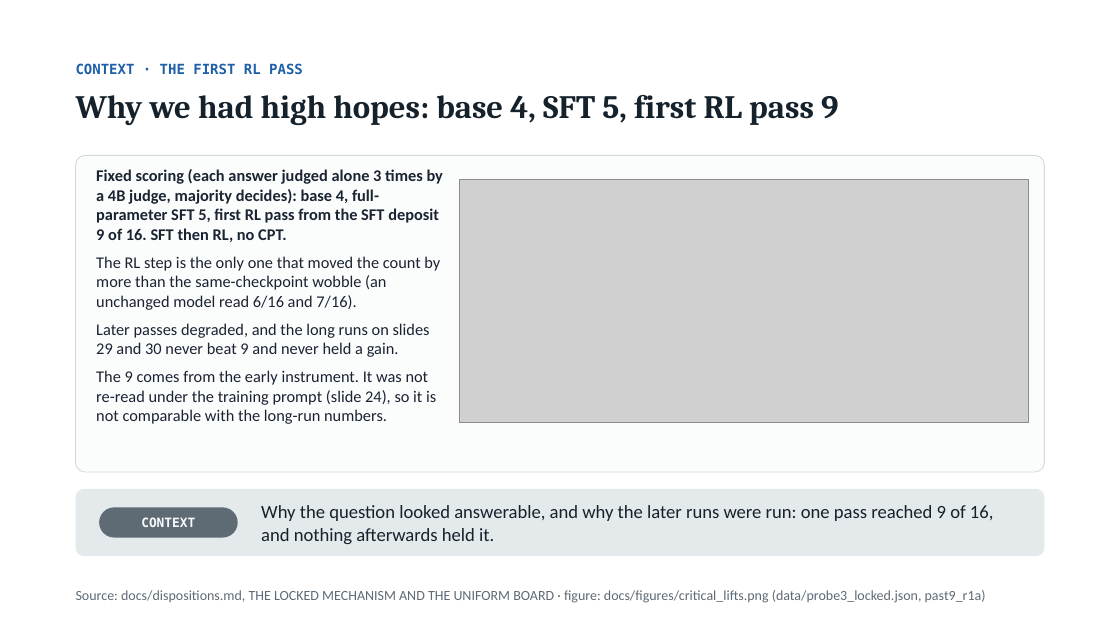
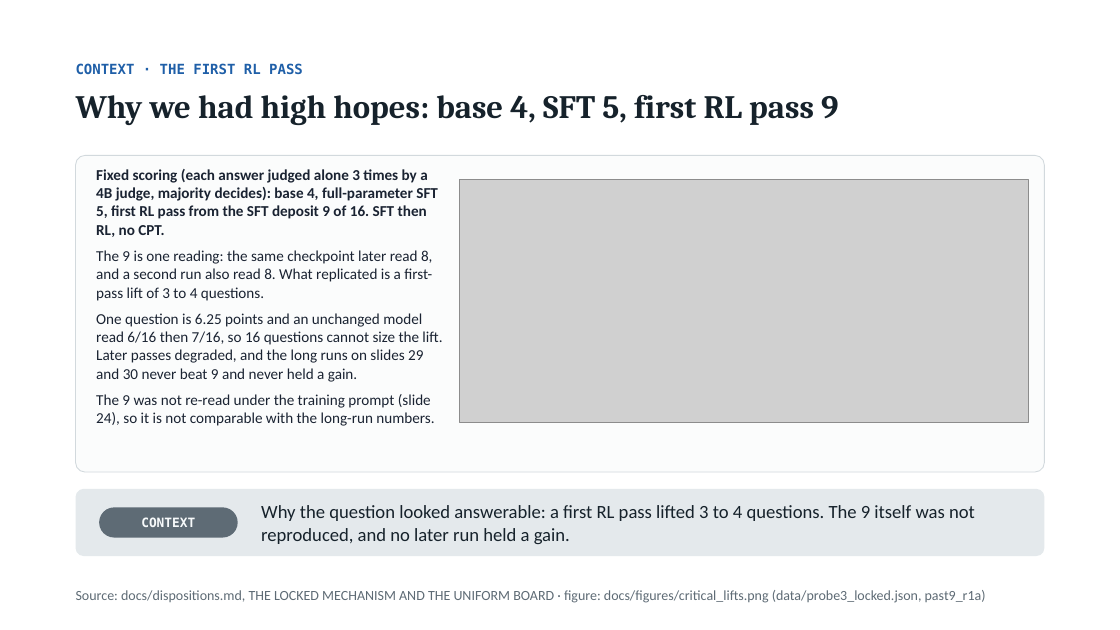
Before and after one commit to thistleknot/rl_v2_share, a slide deck: slide 31 of docs/RL_V2_rl.pptx. Drawn at 1120x630 pixels with LibreOffice and Linux fonts; fonts in the diff are those of the drawing; grey boxes stand for pictures. Boxes give left, top, right and bottom in pixels: in the first picture for what was removed or moved away, otherwise in the second. Text is boxed around its words. In the diff, an @@ line names an element or a change of style, - is before the commit and + after.

```diff
--- a/docs/RL_V2_rl.pptx
+++ b/docs/RL_V2_rl.pptx
@@ text at [96, 169, 438, 237]: size 14 to 13 pt in "Fixed scoring (each answer judged alone 3 ..." @@
@@ text at [96, 250, 442, 426]: text changed; size 14 to 13 pt @@
-The RL step is the only one that moved the count by more than the same-checkpoint wobble (an unchanged model read 6/16 and 7/16).
-Later passes degraded, and the long runs on slides 29 and 30 never beat 9 and never held a gain.
-The 9 comes from the early instrument. It was not re-read under the training prompt (slide 24), so it is not comparable with the long-run numbers.
+The 9 is one reading: the same checkpoint later read 8, and a second run also read 8. What replicated is a first-pass lift of 3 to 4 questions.
+One question is 6.25 points and an unchanged model read 6/16 then 7/16, so 16 questions cannot size the lift. Later passes degraded, and the long runs on slides 29 and 30 never beat 9 and never held a gain.
+The 9 was not re-read under the training prompt (slide 24), so it is not comparable with the long-run numbers.
@@ text at [261, 505, 975, 544]: text changed @@
-Why the question looked answerable, and why the later runs were run: one pass reached 9 of 16, and nothing afterwards held it.
+Why the question looked answerable: a first RL pass lifted 3 to 4 questions. The 9 itself was not reproduced, and no later run held a gain.
```
